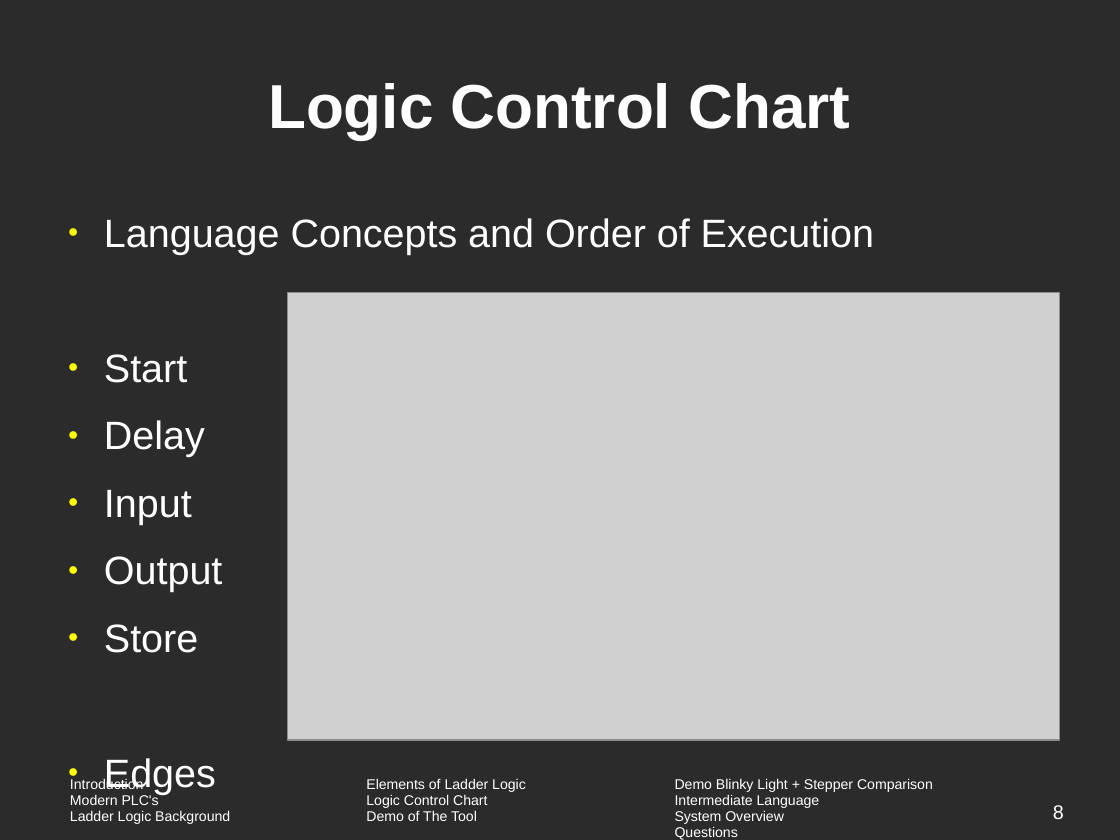
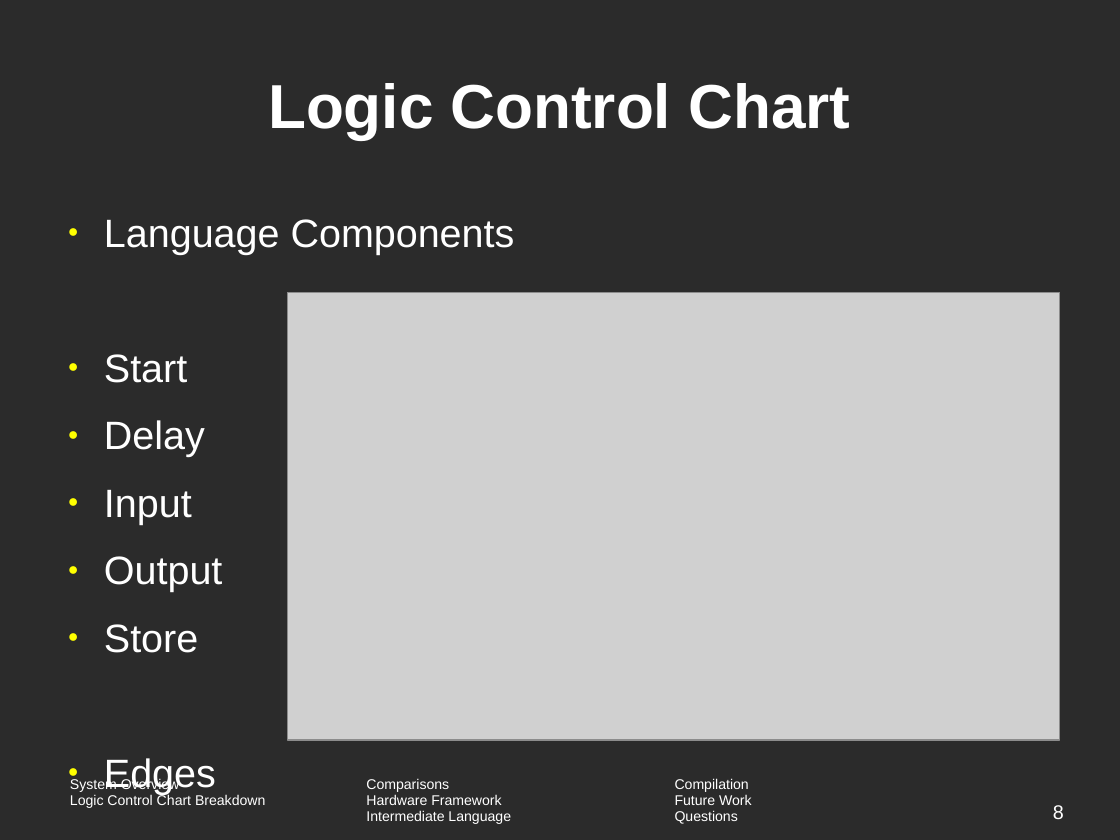
Before and after one commit to vortex-5/plcthesis, a slide deck: slide 8 of presentation/defense.odp. Drawn at 1120x840 pixels with LibreOffice and Linux fonts; fonts in the diff are those of the drawing; grey boxes stand for pictures; background and template pictures are left out; a plain dark background stands for a picture behind light text. Boxes give left, top, right and bottom in pixels: in the first picture for what was removed or moved away, otherwise in the second. Text is boxed around its words. In the diff, an @@ line names an element or a change of style, - is before the commit and + after.

```diff
--- a/presentation/defense.odp
+++ b/presentation/defense.odp
@@ text at [104,219,515,255]: text changed @@
-● Language Concepts and Order of Execution
+● Language Components
@@ table at [60,772,1012,840] @@
-row 1: Introduction / Modern PLC's / Ladder Logic Background | Elements of Ladder Logic / Logic Control Chart / Demo of The Tool | Demo Blinky Light + Stepper Comparison / Intermediate Language / System Overview / Questions
+row 1: System Overview / Logic Control Chart Breakdown | Comparisons / Hardware Framework / Intermediate Language | Compilation / Future Work / Questions
```
Also in this commit, not shown: 31 other slides changed, 1 slide removed, 5 other files.
